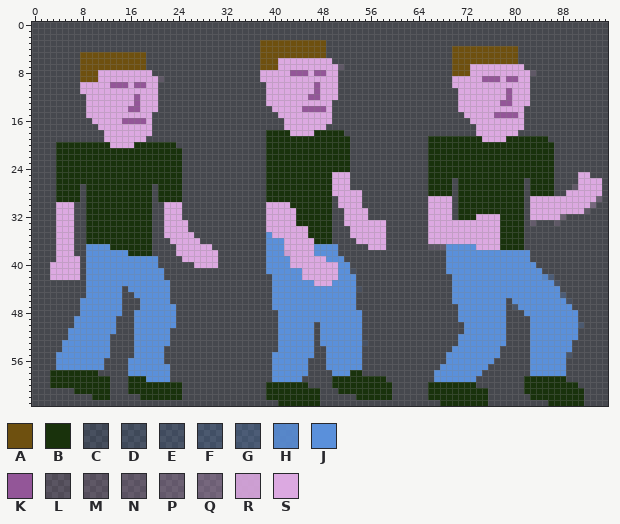
Two states of a sprite sheet, graphics/bad-man3.png. The picture above was drawn from the file before the commit.
The file is 96x64 pixels. Pixels under 10% opacity are left out. Colours within 5 levels of each other are drawn and written as one.
Palette (. is transparent): A #6e500f  B #19320c  C #5a90db1e  D #5a90db27  E #5a90db2e  F #5a90db3b  G #5a90db48  H #5a90dbdf  J #5a90db  K #935698  L #dca9e122  M #dca9e12a  N #dca9e133  P #dca9e141  Q #dca9e151  R #dca9e1e6  S #dca9e1
After:
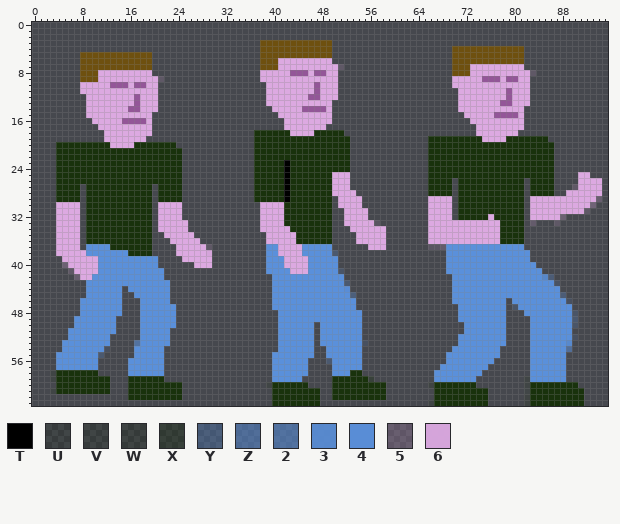
Colours new in this view: T #000000  U #19320c1a  V #19320c22  W #19320c29  X #19320c4d  Y #5a90db51  Z #5a90db87  2 #5a90db95  3 #5a90dbe6  4 #5a90dbf6  5 #dca9e13a  6 #dca9e1f3
Difference:
colour Q: #dca9e151 -> #dca9e147
Changed rows in their new state; - is a pixel that keeps its letter.
first column x 19:
 3 ------------------------------A--------------------------------
 4 ------------------------------A-------------------------------A
 5 A-----------------------------A-------------------------------A
 6 A-------------------------------------------------------------A
 7 A--------------------------------------------------------------
first column x 3:
18 ----------------------------------BB--------------------------------------------------------
19 ----------------------------------BB--------------------------------------------------------
20 ----------------------------------BB--------------------------------------------------------
21 ----------------------------------BB--------------------------------------------------------
22 ----------------------------------BB--------------------------------------------------------
23 ----------------------------------BB---T----------------------------------------------------
24 ----------------------------------BB---T----------------------------------------------------
25 ----------------------------------BB---T----------------------------------------------------
26 ----------------------------------BB---T----------------------------------------------------
27 ----------------------------------BB---T----------------------------------------------------
28 ----------------------------------BB---T-----------.----------------------------------------
29 ----------------------------------BB---T---------------------------------------------------5
30 ----S-------------S----------------S---B----------------------------------------------------
31 ----S-------------S----------------S---BB---------------------------------------------------
32 ----S-------------S----------------S---BB------------------------------BB-B-----------------
33 ----S-------------S----------------S---BB-------------L.------------------------------------
34 ----S-------------S----------------S----BBB-------------------------------------------------
35 ----S-------------------------------S----BB-------.-----------------------------------------
36 ----S-------------------------------SSS--BBB------------------------------------------------
37 ----S---------------------M-----------S---JJ---.-----------------------JJJJJJJJ-------------
38 ----SS--------------------6.----------SS--JJ---F--------------------------------------------
39 -.---SSS-------------------.-----------S---JJJ--.-------------------------------------------
40 ..P--SSS-------------------.-----------S---JJJJJ..------------------------------------------
41 ...M-SSS--------------------------------SS-JJJJJE..-----------------------------------------
42 ....5SS-----------------------------------JJJJJJ-..-----------------------------------------
43 --------------------------------------------JJJ--F.-----------------------------------------
44 -------------------------------------------------4..----------------------------------------
45 --------------------------------------------------Y-----------------------------------------
48 --------------.------------------------------------------------------------------------E----
49 --------------.------------------------------------------------------------------------F----
50 --------------.------------------------------------------------------------------------E.---
51 --------------.------------------------------------------------------------------------.----
52 --------------.------------------------------------------------------------------------C----
53 --------------2-----------------------------------------------------------------------3-----
54 ---------C----------------------------------------------------------------------------Z-----
55 --------F.----------------------------------------------------------------------------.-----
56 --------.-------------------------------------F---------------------------------------------
57 --------.----------.--------------------------.---------------------------------------------
58 V------------------.------------------------------------------------------------------------
59 V---------------BBB.---------------------------------X..-----------------------VJJJJJJ------
60 .-----------------------------------V-------------------.------W---------------V------------
61 VBBB--------------------------------.----------B--------.------.---------------U------------
62 -------...---BB---------------------.----------BBBB-----.------.---------------W------------
63 -------------------------------------B-------------------------VB--------------WBBB---------
